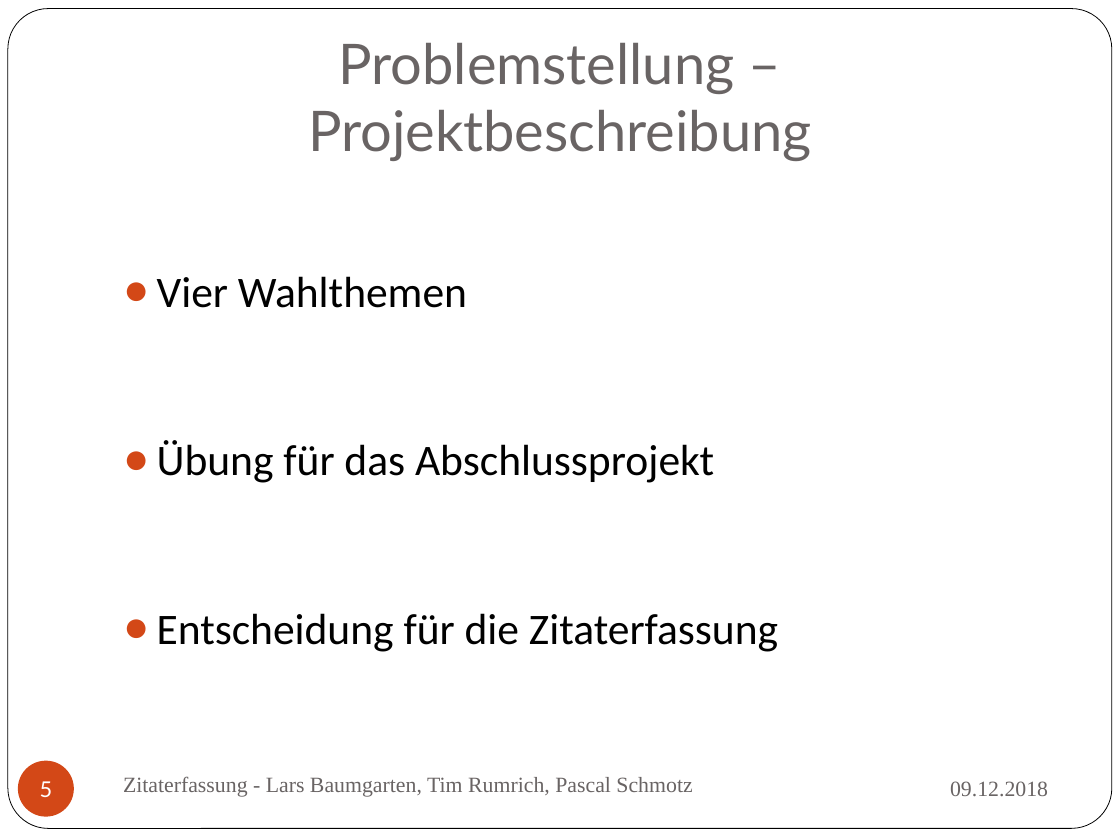
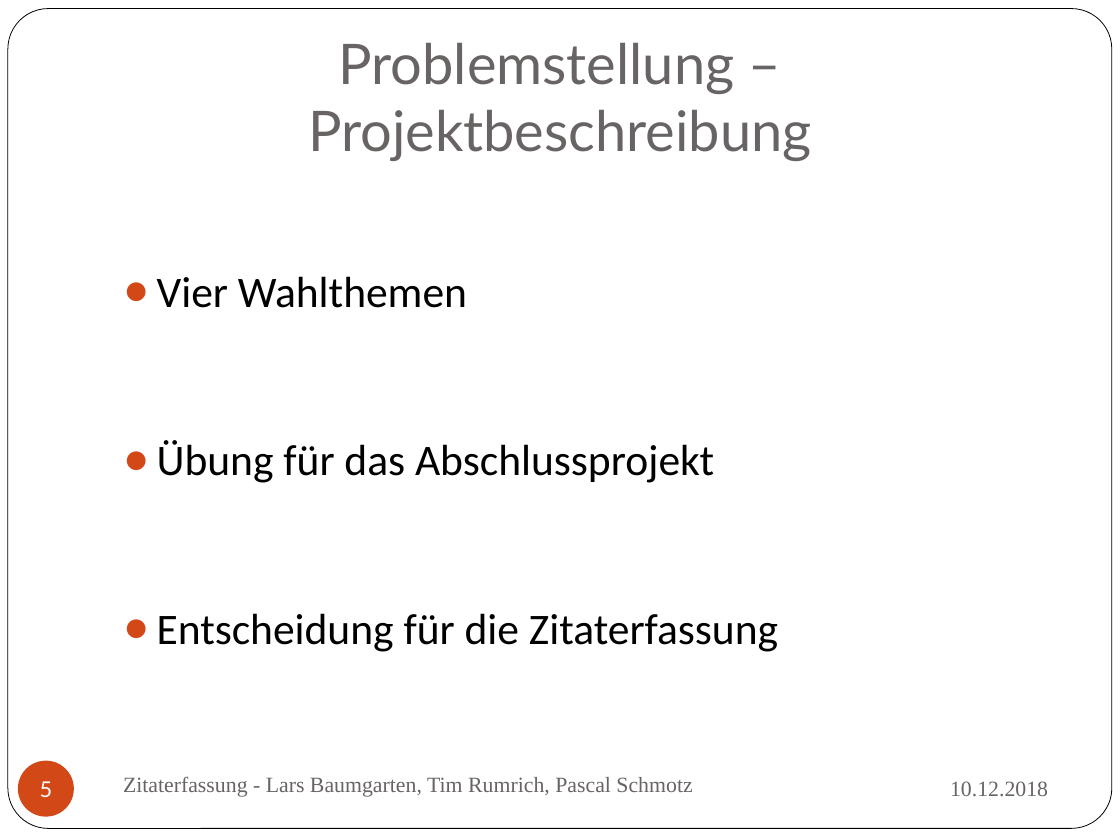
Before and after one commit to TrialAnd404/MyRepo, a slide deck: slide 5 of ZitatErfassung.pptx. Drawn at 1120x840 pixels with LibreOffice and Linux fonts; fonts in the diff are those of the drawing. Boxes give left, top, right and bottom in pixels: in the first picture for what was removed or moved away, otherwise in the second. Text is boxed around its words. In the diff, an @@ line names an element or a change of style, - is before the commit and + after.

```diff
--- a/ZitatErfassung.pptx
+++ b/ZitatErfassung.pptx
@@ text at <box>950,781,1048,797</box>: text changed @@
-09.12.2018
+10.12.2018
```
Also in this commit, not shown: 26 other slides changed.
